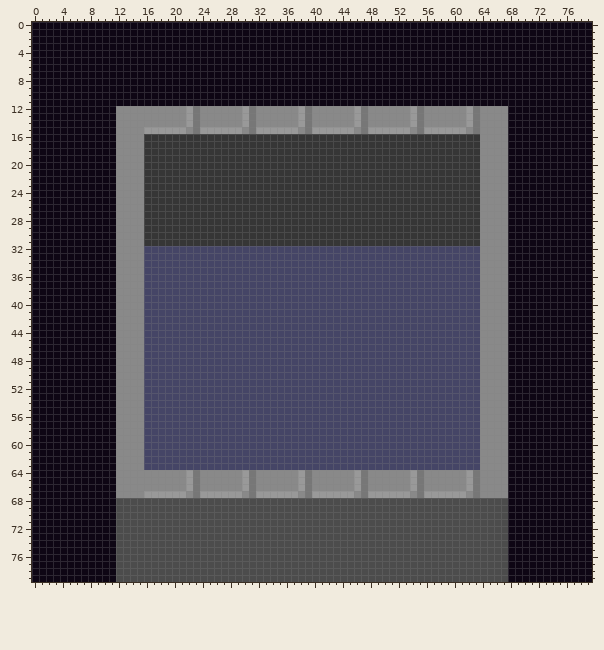
One commit to this sprite sheet: sprites/spr_t_wall_tiles/layers/da49478d-c6ee-4c92-b6eb-a3c43b4b2533/5d9b1b49-b558-48f0-90e2-7c3911266e63.png. Above, as it was before the edit.
The file is 80x80 pixels. Colours within 5 levels of each other are drawn and written as one.
Now the later version:
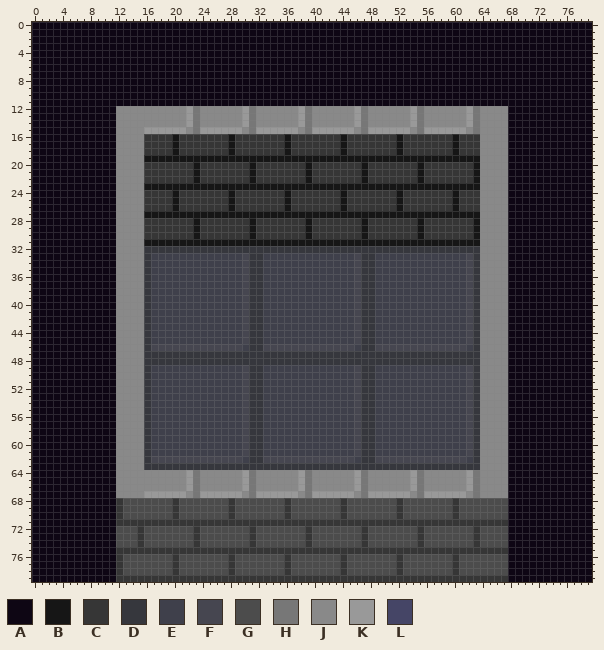
Palette (. is transparent): A #0e0614  B #161616  C #363636  D #36373d  E #3f404b  F #464650  G #4c4c4c  H #777777  J #898989  K #999999  L #454566
Change:
Changed rows in their new state; - is an unchanged pixel.
first column x 16:
16 ----B-------B-------B-------B-------B-------B---
17 ----B-------B-------B-------B-------B-------B---
18 ----B-------B-------B-------B-------B-------B---
19 BBBBBBBBBBBBBBBBBBBBBBBBBBBBBBBBBBBBBBBBBBBBBBBB
20 -------B-------B-------B-------B-------B-------B
21 -------B-------B-------B-------B-------B-------B
22 -------B-------B-------B-------B-------B-------B
23 BBBBBBBBBBBBBBBBBBBBBBBBBBBBBBBBBBBBBBBBBBBBBBBB
24 ----B-------B-------B-------B-------B-------B---
25 ----B-------B-------B-------B-------B-------B---
26 ----B-------B-------B-------B-------B-------B---
27 BBBBBBBBBBBBBBBBBBBBBBBBBBBBBBBBBBBBBBBBBBBBBBBB
28 -------B-------B-------B-------B-------B-------B
29 -------B-------B-------B-------B-------B-------B
30 -------B-------B-------B-------B-------B-------B
31 BBBBBBBBBBBBBBBBBBBBBBBBBBBBBBBBBBBBBBBBBBBBBBBB
32 DDDDDDDDDDDDDDDDDDDDDDDDDDDDDDDDDDDDDDDDDDDDDDDD
33 DEEEEEEEEEEEEEFDDEEEEEEEEEEEEEFDDEEEEEEEEEEEEEFD
34 DEEEEEEEEEEEEEFDDEEEEEEEEEEEEEFDDEEEEEEEEEEEEEFD
35 DEEEEEEEEEEEEEFDDEEEEEEEEEEEEEFDDEEEEEEEEEEEEEFD
36 DEEEEEEEEEEEEEFDDEEEEEEEEEEEEEFDDEEEEEEEEEEEEEFD
37 DEEEEEEEEEEEEEFDDEEEEEEEEEEEEEFDDEEEEEEEEEEEEEFD
38 DEEEEEEEEEEEEEFDDEEEEEEEEEEEEEFDDEEEEEEEEEEEEEFD
39 DEEEEEEEEEEEEEFDDEEEEEEEEEEEEEFDDEEEEEEEEEEEEEFD
40 DEEEEEEEEEEEEEFDDEEEEEEEEEEEEEFDDEEEEEEEEEEEEEFD
41 DEEEEEEEEEEEEEFDDEEEEEEEEEEEEEFDDEEEEEEEEEEEEEFD
42 DEEEEEEEEEEEEEFDDEEEEEEEEEEEEEFDDEEEEEEEEEEEEEFD
43 DEEEEEEEEEEEEEFDDEEEEEEEEEEEEEFDDEEEEEEEEEEEEEFD
44 DEEEEEEEEEEEEEFDDEEEEEEEEEEEEEFDDEEEEEEEEEEEEEFD
45 DEEEEEEEEEEEEEFDDEEEEEEEEEEEEEFDDEEEEEEEEEEEEEFD
46 DFFFFFFFFFFFFFEDDFFFFFFFFFFFFFEDDFFFFFFFFFFFFFED
47 DDDDDDDDDDDDDDDDDDDDDDDDDDDDDDDDDDDDDDDDDDDDDDDD
48 DDDDDDDDDDDDDDDDDDDDDDDDDDDDDDDDDDDDDDDDDDDDDDDD
49 DEEEEEEEEEEEEEFDDEEEEEEEEEEEEEFDDEEEEEEEEEEEEEFD
50 DEEEEEEEEEEEEEFDDEEEEEEEEEEEEEFDDEEEEEEEEEEEEEFD
51 DEEEEEEEEEEEEEFDDEEEEEEEEEEEEEFDDEEEEEEEEEEEEEFD
52 DEEEEEEEEEEEEEFDDEEEEEEEEEEEEEFDDEEEEEEEEEEEEEFD
53 DEEEEEEEEEEEEEFDDEEEEEEEEEEEEEFDDEEEEEEEEEEEEEFD
54 DEEEEEEEEEEEEEFDDEEEEEEEEEEEEEFDDEEEEEEEEEEEEEFD
55 DEEEEEEEEEEEEEFDDEEEEEEEEEEEEEFDDEEEEEEEEEEEEEFD
56 DEEEEEEEEEEEEEFDDEEEEEEEEEEEEEFDDEEEEEEEEEEEEEFD
57 DEEEEEEEEEEEEEFDDEEEEEEEEEEEEEFDDEEEEEEEEEEEEEFD
58 DEEEEEEEEEEEEEFDDEEEEEEEEEEEEEFDDEEEEEEEEEEEEEFD
59 DEEEEEEEEEEEEEFDDEEEEEEEEEEEEEFDDEEEEEEEEEEEEEFD
60 DEEEEEEEEEEEEEFDDEEEEEEEEEEEEEFDDEEEEEEEEEEEEEFD
61 DEEEEEEEEEEEEEFDDEEEEEEEEEEEEEFDDEEEEEEEEEEEEEFD
62 DFFFFFFFFFFFFFEDDFFFFFFFFFFFFFEDDFFFFFFFFFFFFFED
63 DDDDDDDDDDDDDDDDDDDDDDDDDDDDDDDDDDDDDDDDDDDDDDDD
first column x 12:
68 C-------C-------C-------C-------C-------C-------C-------
69 C-------C-------C-------C-------C-------C-------C-------
70 C-------C-------C-------C-------C-------C-------C-------
71 CCCCCCCCCCCCCCCCCCCCCCCCCCCCCCCCCCCCCCCCCCCCCCCCCCCCCCCC
72 ---C-------C-------C-------C-------C-------C-------C----
73 ---C-------C-------C-------C-------C-------C-------C----
74 ---C-------C-------C-------C-------C-------C-------C----
75 CCCCCCCCCCCCCCCCCCCCCCCCCCCCCCCCCCCCCCCCCCCCCCCCCCCCCCCC
76 C-------C-------C-------C-------C-------C-------C-------
77 C-------C-------C-------C-------C-------C-------C-------
78 C-------C-------C-------C-------C-------C-------C-------
79 CCCCCCCCCCCCCCCCCCCCCCCCCCCCCCCCCCCCCCCCCCCCCCCCCCCCCCCC
Boxes around the changes in both pictures, in picture pixels (x1, y1, x2, y2):
changed: (116, 134, 508, 582)
